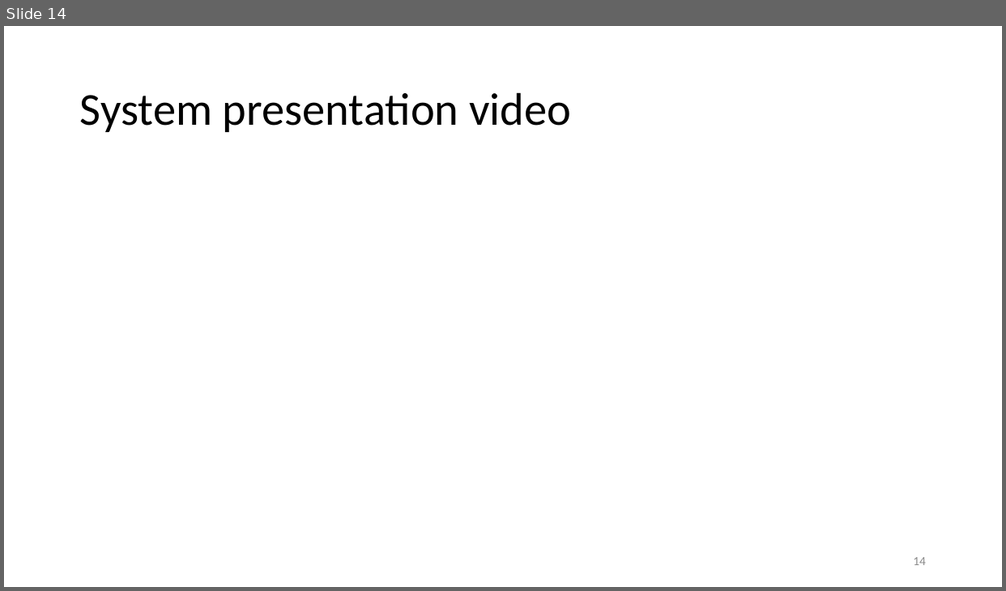
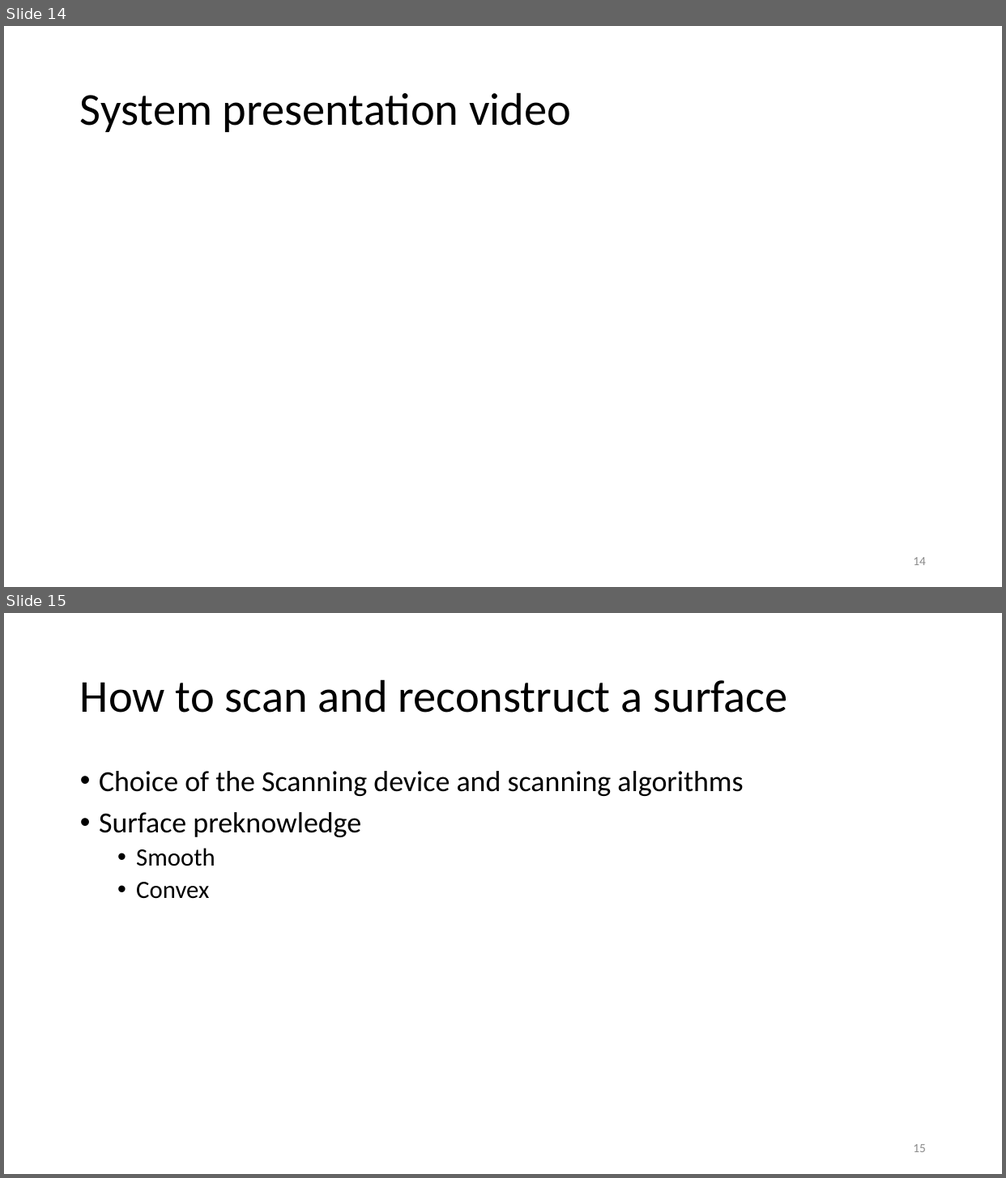
Before and after one commit to MDU-C2/MicroTomography, a slide deck: Precise Positioning and Scanning for Microwave Imaging.pptx. Shown one above the other, each under a label of ours: slide 14 before the commit, slides 14 and 15 after it. The pictures are 1006x591 and 1006x1178 pixels, drawn with LibreOffice and Linux fonts; fonts in the diff are those of the drawing. Boxes give left, top, right and bottom in pixels: in the first picture for what was removed or moved away, otherwise in the second. Text is boxed around its words. In the diff, an @@ line names an element or a change of style, - is before the commit and + after.

```diff
--- a/Precise Positioning and Scanning for Microwave Imaging.pptx
+++ b/Precise Positioning and Scanning for Microwave Imaging.pptx
@@ slide 15 added at box(4, 613, 1002, 1174), background #FFFFFF @@
@@ title added at box(80, 679, 787, 713), 44 pt, text #000000 @@
+How to scan and reconstruct a surface
@@ text added at box(99, 771, 743, 899), 28 pt, text #000000 @@
+• Choice of the Scanning device and scanning algorithms
+• Surface preknowledge
+  • Smooth
+  • Convex
@@ page number added at box(913, 1144, 926, 1152), 12 pt, text #8C8C8C @@
+15
```
Also in this commit, not shown: 1 slide changed, 5 other slides added, 1 slide removed, 1 other file.
